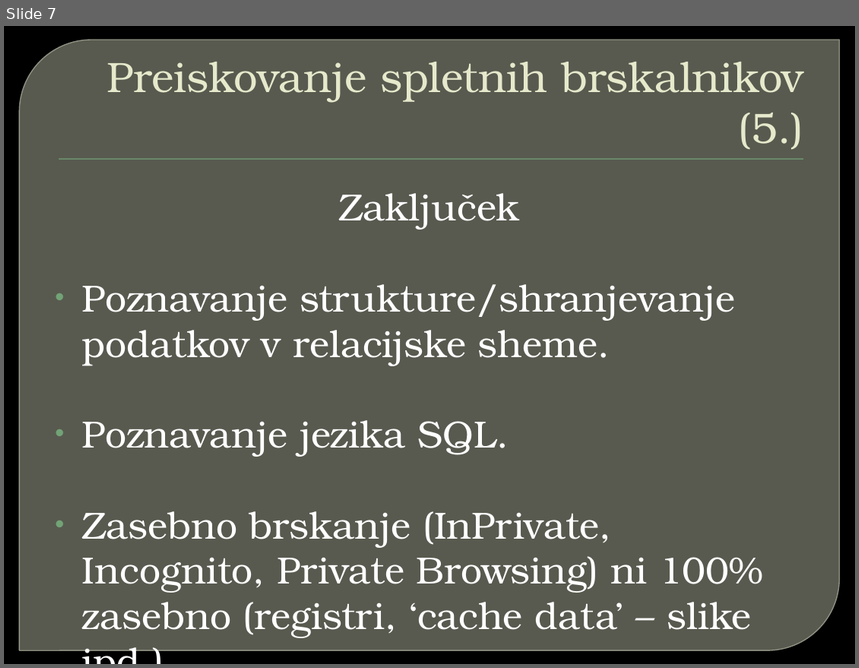
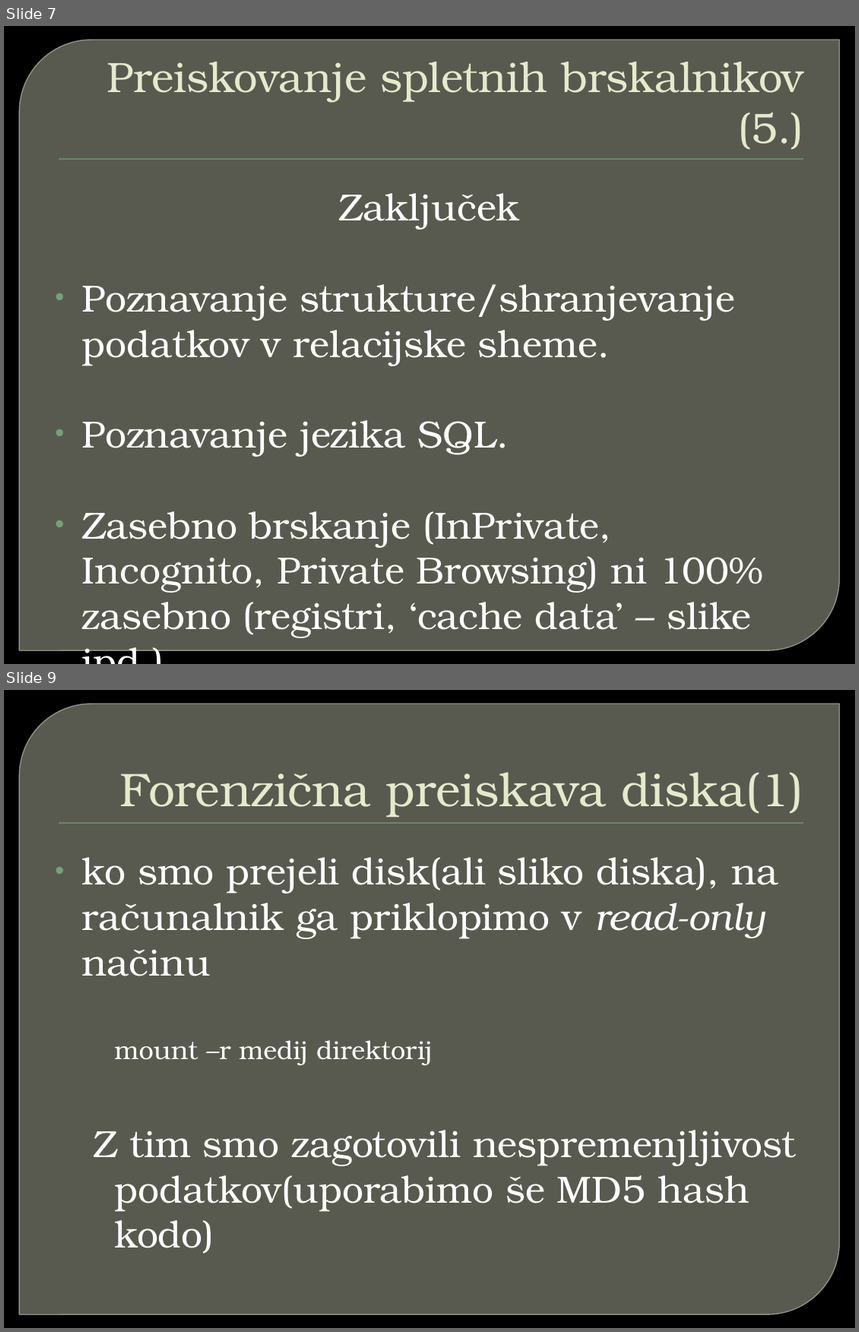
Before and after one commit to primus11/Digital-forensics, a slide deck: Forenzicna_analiza_OS_Linux.pptx. Shown one above the other, each under a label of ours: slide 7 before the commit, slides 7 and 9 after it; the slides between them are not shown. The pictures are 859x668 and 859x1332 pixels, drawn with LibreOffice and Linux fonts; fonts in the diff are those of the drawing; background and template pictures are left out. Boxes give left, top, right and bottom in pixels: in the first picture for what was removed or moved away, otherwise in the second. Text is boxed around its words. In the diff, an @@ line names an element or a change of style, - is before the commit and + after.

```diff
--- a/Forenzicna_analiza_OS_Linux.pptx
+++ b/Forenzicna_analiza_OS_Linux.pptx
@@ slide 9 added at [4,690,855,1328], background picture (left out); not listed: 2 template elements that a slide beside it also shows @@
@@ title added at [120,772,804,817], 40 pt, text #E7EACB @@
+Forenzična preiskava diska(1)
@@ text added at [82,857,796,1254], 32 pt, text #FFFFFF @@
+• ko smo prejeli disk(ali sliko diska), na računalnik ga priklopimo v read-only načinu
+  mount –r medij direktorij
+  Z tim smo zagotovili nespremenjljivost podatkov(uporabimo še MD5 hash kodo)
```
Also in this commit, not shown: 8 other slides added.
